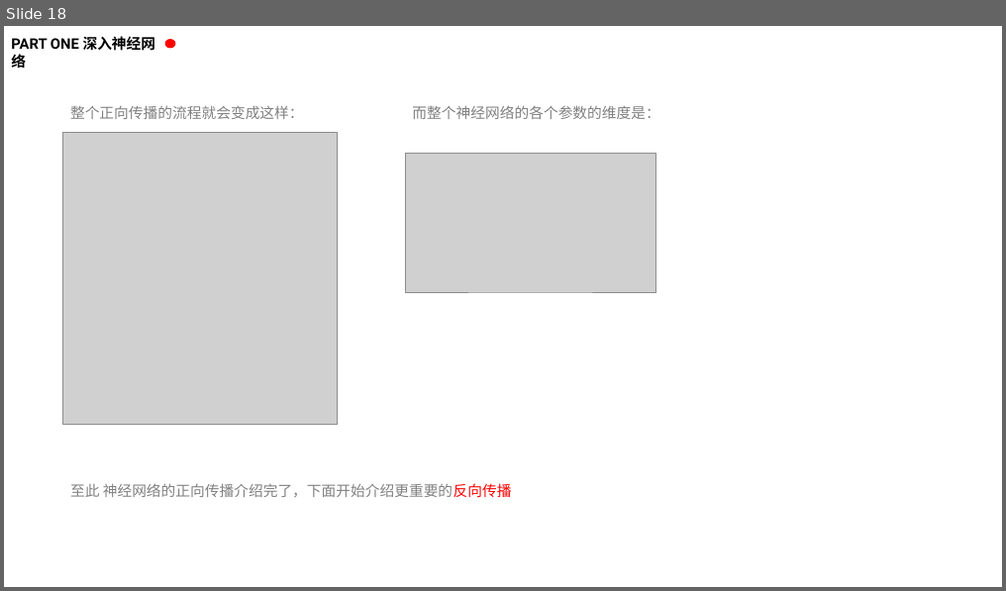
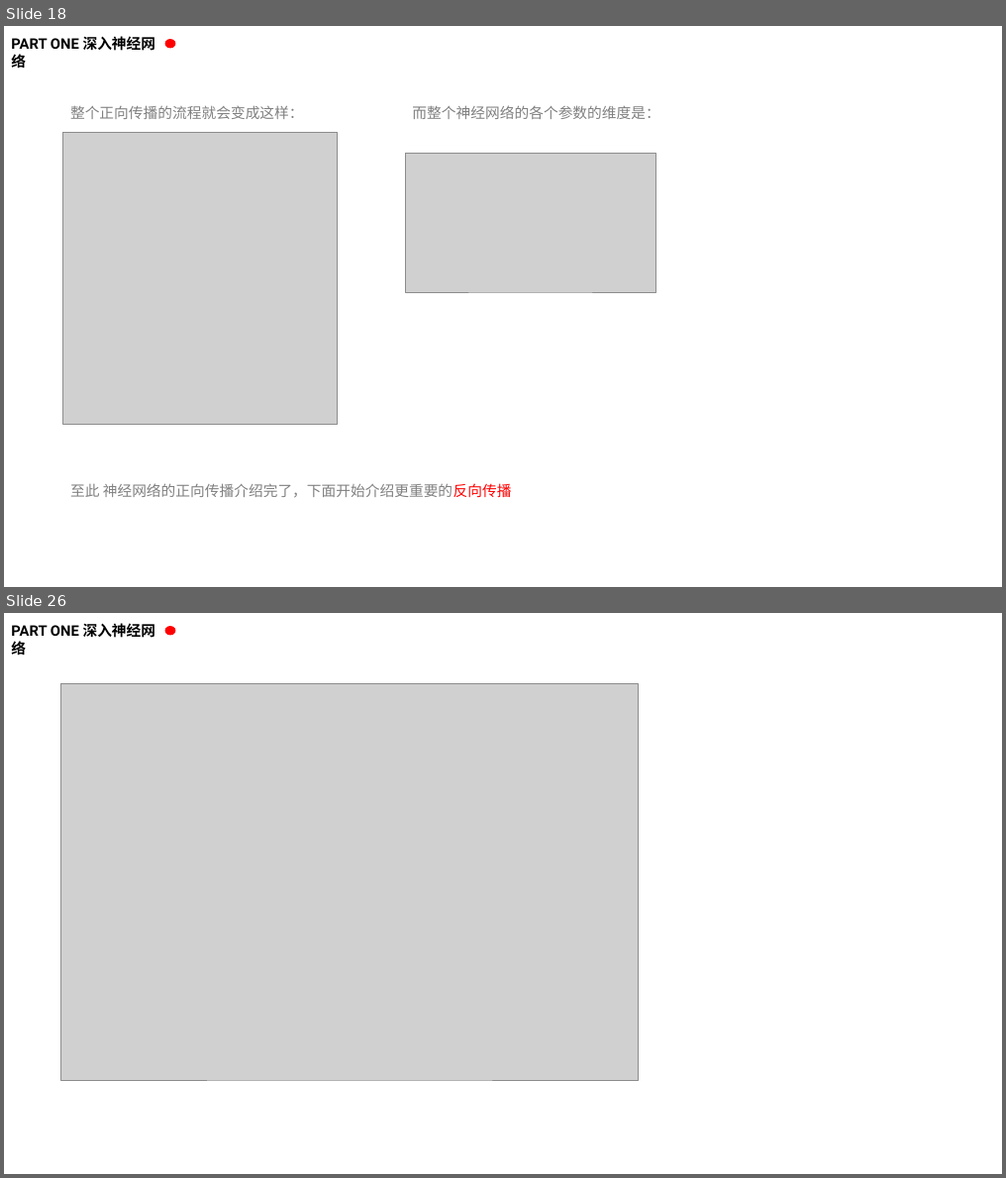
Before and after one commit to kaixinbaba/rlshare, a slide deck: 机器学习分享-神经网络.pptx. Shown one above the other, each under a label of ours: slide 18 before the commit, slides 18 and 26 after it; the slides between them are not shown. The pictures are 1006x591 and 1006x1178 pixels, drawn with LibreOffice and Linux fonts; fonts in the diff are those of the drawing; grey boxes stand for pictures; background and template pictures are left out. Boxes give left, top, right and bottom in pixels: in the first picture for what was removed or moved away, otherwise in the second. Text is boxed around its words. In the diff, an @@ line names an element or a change of style, - is before the commit and + after.

```diff
--- a/机器学习分享-神经网络.pptx
+++ b/机器学习分享-神经网络.pptx
@@ slide 26 added at (x1=4, y1=613, x2=1002, y2=1174), background #FFFFFF @@
@@ text added at (x1=11, y1=623, x2=156, y2=658), 14 pt, text #000000, bold @@
+PART ONE 深入神经网络
@@ ellipse added at (x1=165, y1=626, x2=175, y2=635), fill #FF0000 @@
@@ picture added at (x1=60, y1=683, x2=638, y2=1081) @@
```
Also in this commit, not shown: 5 slides changed, 8 other slides added.
